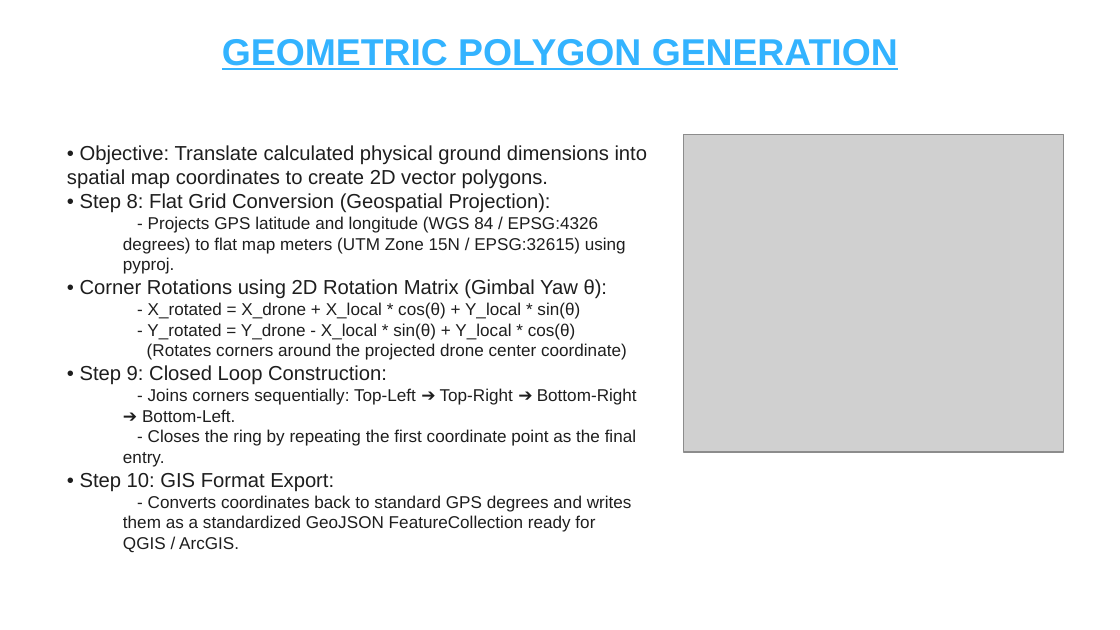
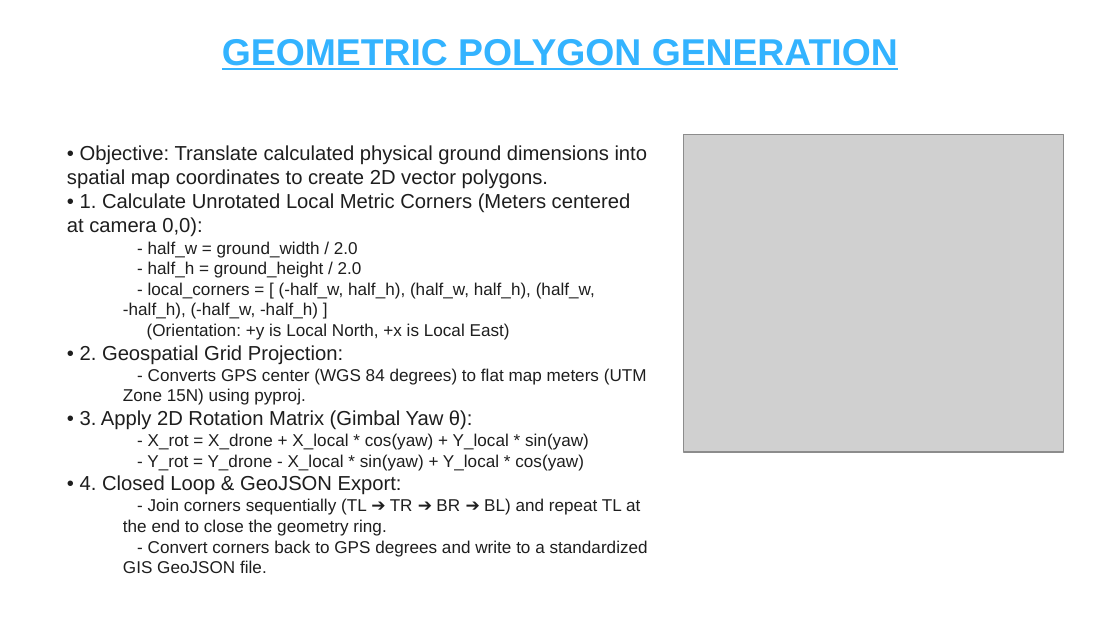
Before and after one commit to kancharlanavyatha/Drone-Footprint-Mapping-using-Qt6, a slide deck: slide 3 of Drone_Footprint_Mapping_and_Metadata_Standards.pptx. Drawn at 1120x630 pixels with LibreOffice and Linux fonts; fonts in the diff are those of the drawing; grey boxes stand for pictures. Boxes give left, top, right and bottom in pixels: in the first picture for what was removed or moved away, otherwise in the second. Text is boxed around its words. In the diff, an @@ line names an element or a change of style, - is before the commit and + after.

```diff
--- a/Drone_Footprint_Mapping_and_Metadata_Standards.pptx
+++ b/Drone_Footprint_Mapping_and_Metadata_Standards.pptx
@@ text at (67,193,648,573): text changed @@
-• Step 8: Flat Grid Conversion (Geospatial Projection):
-  - Projects GPS latitude and longitude (WGS 84 / EPSG:4326 degrees) to flat map meters (UTM Zone 15N / EPSG:32615) using pyproj.
-• Corner Rotations using 2D Rotation Matrix (Gimbal Yaw θ):
-  - X_rotated = X_drone + X_local * cos(θ) + Y_local * sin(θ)
-  - Y_rotated = Y_drone - X_local * sin(θ) + Y_local * cos(θ)
-  (Rotates corners around the projected drone center coordinate)
-• Step 9: Closed Loop Construction:
-  - Joins corners sequentially: Top-Left ➔ Top-Right ➔ Bottom-Right ➔ Bottom-Left.
-  - Closes the ring by repeating the first coordinate point as the final entry.
-• Step 10: GIS Format Export:
-  - Converts coordinates back to standard GPS degrees and writes them as a standardized GeoJSON FeatureCollection ready for QGIS / ArcGIS.
+• 1. Calculate Unrotated Local Metric Corners (Meters centered at camera 0,0):
+  - half_w = ground_width / 2.0
+  - half_h = ground_height / 2.0
+  - local_corners = [ (-half_w, half_h), (half_w, half_h), (half_w, -half_h), (-half_w, -half_h) ]
+  (Orientation: +y is Local North, +x is Local East)
+• 2. Geospatial Grid Projection:
+  - Converts GPS center (WGS 84 degrees) to flat map meters (UTM Zone 15N) using pyproj.
+• 3. Apply 2D Rotation Matrix (Gimbal Yaw θ):
+  - X_rot = X_drone + X_local * cos(yaw) + Y_local * sin(yaw)
+  - Y_rot = Y_drone - X_local * sin(yaw) + Y_local * cos(yaw)
+• 4. Closed Loop & GeoJSON Export:
+  - Join corners sequentially (TL ➔ TR ➔ BR ➔ BL) and repeat TL at the end to close the geometry ring.
+  - Convert corners back to GPS degrees and write to a standardized GIS GeoJSON file.
```
Also in this commit, not shown: 1 other slide changed, 1 other file.
